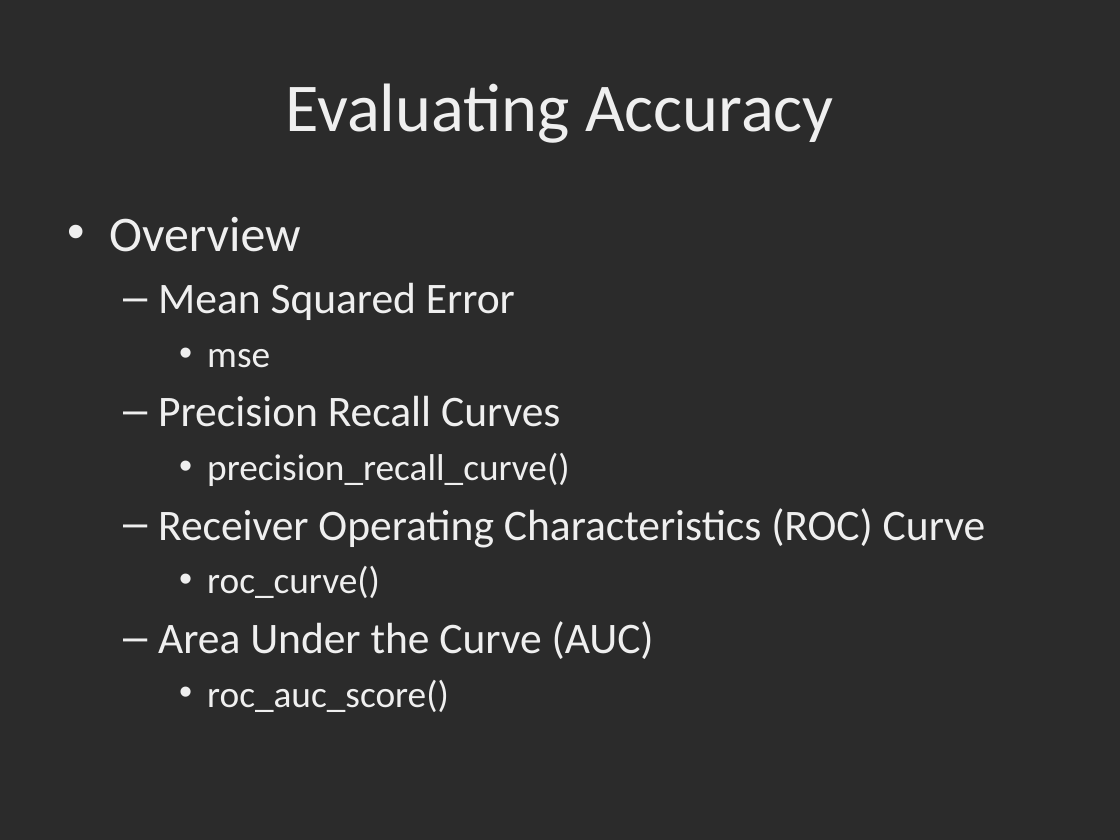
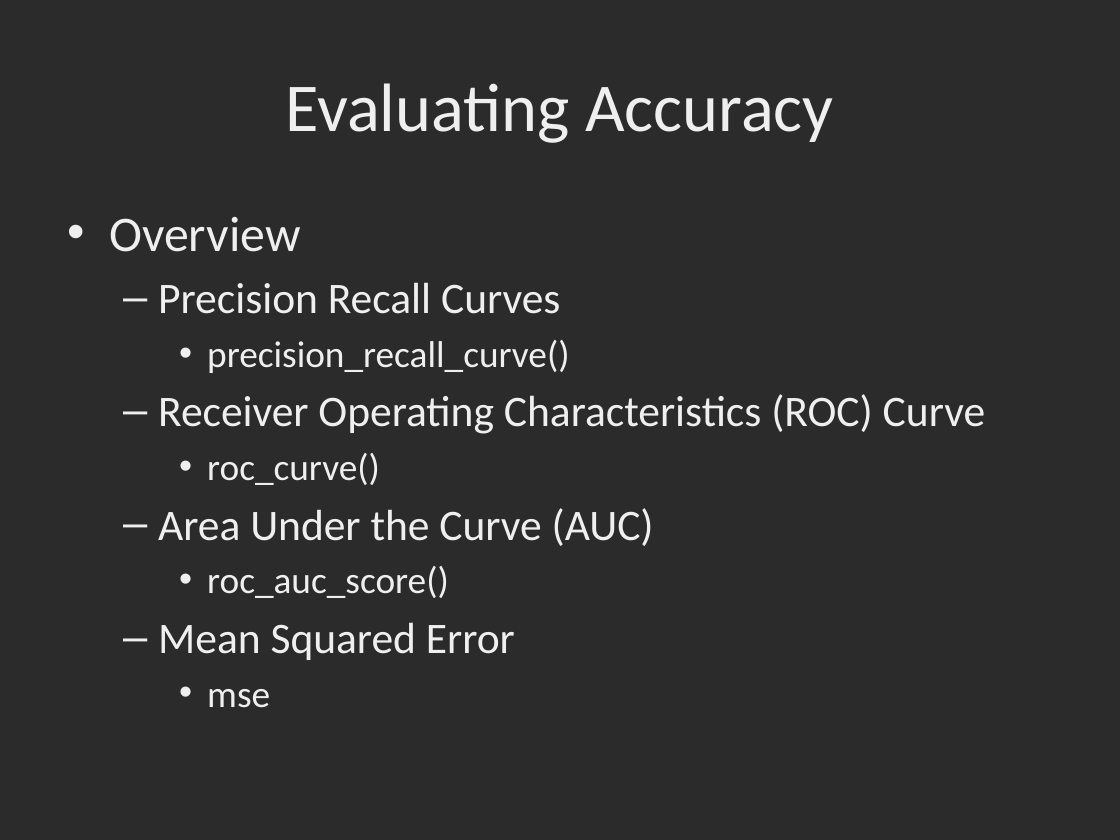
Before and after one commit to dbowmans46/PracticalProgramming, a slide deck: slide 93 of Session 7 - Python/Instructional Material/Session 7 - Python Brief Intro to Machine Learning with Scikit Learn.pptx (slide 90 before the commit). Drawn at 1120x840 pixels with LibreOffice and Linux fonts; fonts in the diff are those of the drawing; background and template pictures are left out; a plain dark background stands for a picture behind light text. Boxes give left, top, right and bottom in pixels: in the first picture for what was removed or moved away, otherwise in the second. Text is boxed around its words. In the diff, an @@ line names an element or a change of style, - is before the commit and + after.

```diff
--- a/Session 7 - Python/Instructional Material/Session 7 - Python Brief Intro to Machine Learning with Scikit Learn.pptx
+++ b/Session 7 - Python/Instructional Material/Session 7 - Python Brief Intro to Machine Learning with Scikit Learn.pptx
@@ text at box(158, 282, 515, 368): paragraphs removed @@
-  – Mean Squared Error
-    • mse
@@ text at box(158, 622, 515, 708): paragraphs added @@
+  – Mean Squared Error
+    • mse
```
Also in this commit, not shown: 6 other slides changed, 5 slides added.
